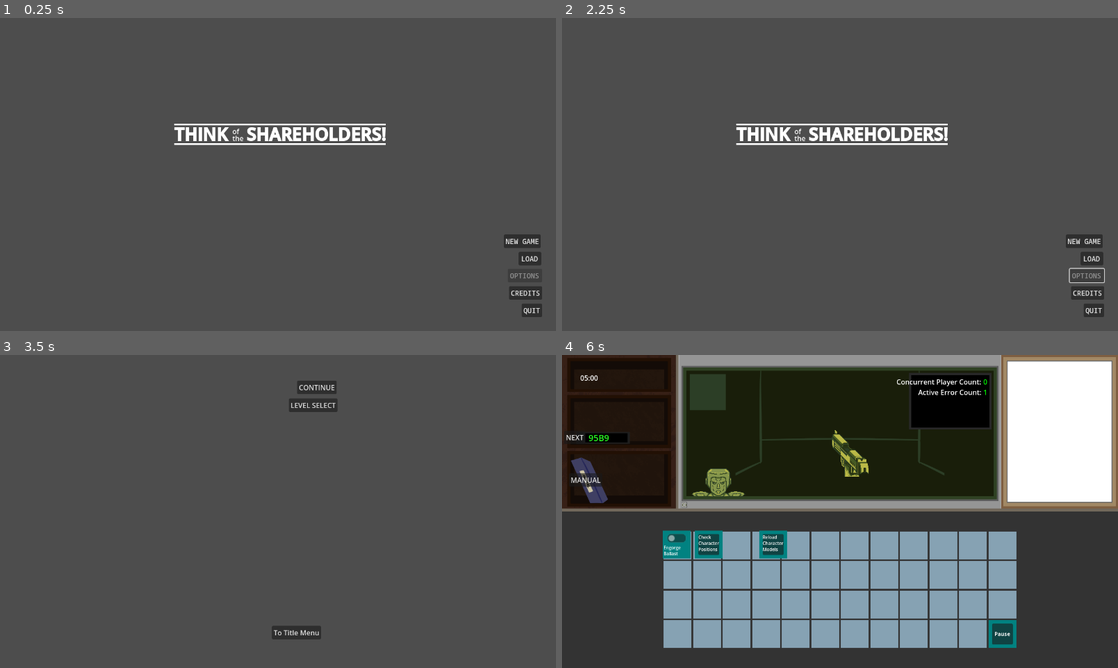
Above: before the commit, frames 1-4 (two rows, left to right).
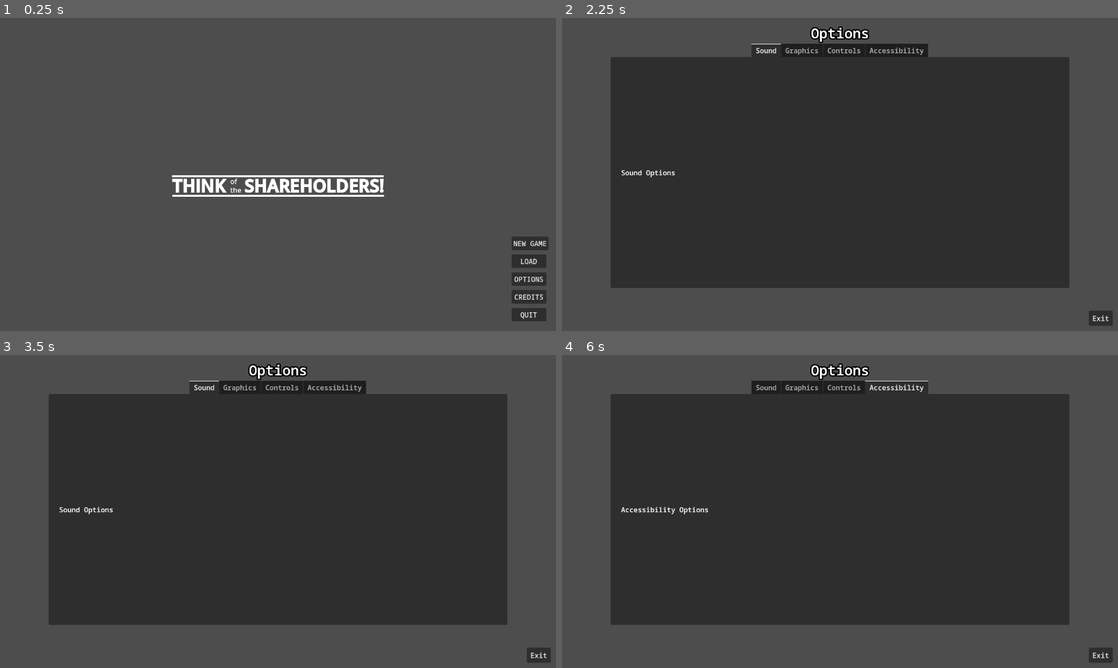
Above: after the commit, the same moments.

Repository: Carth501/team-ferret
Game: Godot game, scene res://scenes/main_menu.tscn
The game is run twice, just before and just after one commit, with the same random seed, the same clock (stepped at 60 frames per second) and the same inputs. Sound files missing from this copy of the repository are replaced by a short silence.
Inputs (mouse positions are in pixels of both pictures, inside the frame that each line leads up to):
- Up to frame 1 (0.25 s): no input
- Up to frame 2 (2.25 s): click "LOAD" at 0.5 s; click "CREDITS" at 1.25 s; click (1090, 277) at 2 s, where only the run after the commit has a clickable "OPTIONS"
- Up to frame 3 (3.5 s): click (522, 577) at 2.75 s, where only the run before the commit has a clickable "NEW GAME"
- Up to frame 4 (6 s): click (878, 386) at 3.5 s, where only the run before the commit has a clickable "CONTINUE"; click (1001, 633) at 4.25 s, where only the run before the commit has a clickable "[center]Pause[center]"; click (706, 545) at 5.02 s; click (1001, 633) at 5.75 s, where only the run before the commit has a clickable "[center]Resume[center]"

The runs differ from the first frame. In frame 1, 4.2% of the frame differs, in the area x 30-99%, y 33-97%; in frame 2, 63%; in frame 3, 62%; in frame 4, 83%, in the area x 0-100%, y 0-100%.

Commit message:
Options Menu
Created options menu scene
Setup button control to cycle between menus
Restructured main menu
Recreated logo scene due to layout issues
setup generic settings menu with tabs

Diff:
--- a/scenes/logo.tscn
+++ b/scenes/logo.tscn
@@ -1,39 +1,49 @@
 [gd_scene format=3 uid="uid://c6l8ayc6kej8h"]
 
-[node name="Logo" type="RichTextLabel"]
-clip_contents = false
-offset_left = 384.0
-offset_top = 241.0
-offset_right = 906.0
-offset_bottom = 301.0
+[node name="logo" type="Control"]
+layout_mode = 3
+anchors_preset = 15
+anchor_right = 1.0
+anchor_bottom = 1.0
+grow_horizontal = 2
+grow_vertical = 2
+metadata/_edit_group_ = true
+
+[node name="Think Shareholders" type="RichTextLabel" parent="."]
+layout_mode = 1
+offset_left = 367.0
+offset_top = 348.0
+offset_right = 889.0
+offset_bottom = 408.0
 theme_override_font_sizes/normal_font_size = 24
 theme_override_font_sizes/bold_font_size = 39
 bbcode_enabled = true
 text = "[center][b]THINK[/b]       [b]SHAREHOLDERS![/b][/center]"
 
-[node name="of" type="RichTextLabel" parent="."]
-layout_mode = 0
-offset_left = 151.0
-offset_top = 8.0
-offset_right = 183.0
-offset_bottom = 32.0
+[node name="Of" type="RichTextLabel" parent="."]
+layout_mode = 1
+offset_left = 518.0
+offset_top = 352.0
+offset_right = 550.0
+offset_bottom = 376.0
+bbcode_enabled = true
 text = "of"
 
+[node name="The" type="RichTextLabel" parent="."]
+layout_mode = 1
+offset_left = 518.0
+offset_top = 372.0
+offset_right = 550.0
+offset_bottom = 396.0
+bbcode_enabled = true
+text = "the"
+
 [node name="Line2D" type="Line2D" parent="."]
-position = Vector2(0, 4)
+position = Vector2(367, 352)
 points = PackedVector2Array(17, 0, 504, 0)
 width = 4.0
 
 [node name="Line2D2" type="Line2D" parent="."]
-position = Vector2(-1, 49)
+position = Vector2(367, 397)
 points = PackedVector2Array(18, 0, 505, 0)
 width = 4.0
-
-[node name="the" type="RichTextLabel" parent="."]
-layout_mode = 0
-offset_left = 151.0
-offset_top = 24.0
-offset_right = 183.0
-offset_bottom = 48.0
-text = "the
-"
--- a/scenes/main_menu.tscn
+++ b/scenes/main_menu.tscn
@@ -6,87 +6,110 @@
 [ext_resource type="Theme" uid="uid://c0tgdmxgi26hi" path="res://assets/themes/tots_theme.tres" id="3_01cxx"]
 [ext_resource type="Script" path="res://scripts/click_player.gd" id="4_yxiqb"]
 [ext_resource type="PackedScene" uid="uid://4xcahh3vvuf3" path="res://scenes/click_player.tscn" id="5_pngoo"]
+[ext_resource type="PackedScene" uid="uid://dw7lctgcou8ei" path="res://scenes/optionsMenu/options_menu.tscn" id="6_mawxx"]
 [ext_resource type="AudioStream" uid="uid://bed7nnf0yru0" path="res://assets/audio/music/Title Screen.mp3" id="7_dmxoj"]
 [ext_resource type="Script" path="res://scripts/audio_interface.gd" id="8_1m8uy"]
 
 [node name="MainMenu" type="Node" node_paths=PackedStringArray("play_button")]
 script = ExtResource("1_3t2ir")
-play_button = NodePath("play")
+play_button = NodePath("MenuContainer/Button Control/play")
 
-[node name="Logo" parent="." instance=ExtResource("1_f7edf")]
+[node name="MenuContainer" type="MarginContainer" parent="."]
+anchors_preset = 15
+anchor_right = 1.0
+anchor_bottom = 1.0
+grow_horizontal = 2
+grow_vertical = 2
+theme_override_constants/margin_left = 12
+theme_override_constants/margin_top = 12
+theme_override_constants/margin_right = 12
+theme_override_constants/margin_bottom = 12
 
-[node name="play" type="Button" parent="."]
-layout_direction = 3
-offset_left = 35.0
-offset_top = 498.0
-offset_right = 82.0
-offset_bottom = 529.0
+[node name="Logo" parent="MenuContainer" instance=ExtResource("1_f7edf")]
+layout_mode = 2
+size_flags_horizontal = 0
+size_flags_vertical = 0
+size_flags_stretch_ratio = 0.0
+
+[node name="Button Control" type="Control" parent="MenuContainer"]
+custom_minimum_size = Vector2(90, 205)
+layout_mode = 2
+size_flags_horizontal = 8
+size_flags_vertical = 8
+
+[node name="play" type="Button" parent="MenuContainer/Button Control"]
+custom_minimum_size = Vector2(80, 0)
+layout_mode = 2
+offset_right = 47.0
+offset_bottom = 31.0
+size_flags_horizontal = 8
+size_flags_vertical = 4
 theme = ExtResource("3_01cxx")
 text = "PLAY"
 
-[node name="click_player" type="Node" parent="play"]
+[node name="click_player" type="Node" parent="MenuContainer/Button Control/play"]
 script = ExtResource("4_yxiqb")
 
-[node name="load" type="Button" parent="."]
-offset_left = 1194.0
-offset_top = 538.0
-offset_right = 1246.0
-offset_bottom = 569.0
+[node name="load" type="Button" parent="MenuContainer/Button Control"]
+custom_minimum_size = Vector2(80, 0)
+layout_mode = 2
+offset_top = 41.0
+offset_right = 47.0
+offset_bottom = 72.0
+size_flags_horizontal = 8
+size_flags_vertical = 8
 theme = ExtResource("3_01cxx")
 text = "LOAD"
 
-[node name="click_player" type="Node" parent="load"]
+[node name="click_player" type="Node" parent="MenuContainer/Button Control/load"]
 script = ExtResource("4_yxiqb")
 
-[node name="options" type="Button" parent="."]
-offset_left = 1169.0
-offset_top = 577.0
-offset_right = 1248.0
-offset_bottom = 608.0
+[node name="options" type="Button" parent="MenuContainer/Button Control"]
+custom_minimum_size = Vector2(80, 0)
+layout_mode = 2
+offset_top = 82.0
+offset_right = 76.0
+offset_bottom = 113.0
+size_flags_horizontal = 8
+size_flags_vertical = 8
 theme = ExtResource("3_01cxx")
-disabled = true
 text = "OPTIONS"
 
-[node name="click_player" type="Node" parent="options"]
+[node name="click_player" type="Node" parent="MenuContainer/Button Control/options"]
 script = ExtResource("4_yxiqb")
 
-[node name="credits" type="Button" parent="."]
-anchors_preset = 3
-anchor_left = 1.0
-anchor_top = 1.0
-anchor_right = 1.0
-anchor_bottom = 1.0
-offset_left = -104.0
-offset_top = -103.0
-offset_right = -32.0
-offset_bottom = -72.0
-grow_horizontal = 0
-grow_vertical = 0
+[node name="credits" type="Button" parent="MenuContainer/Button Control"]
+custom_minimum_size = Vector2(80, 0)
+layout_mode = 2
+offset_top = 123.0
+offset_right = 76.0
+offset_bottom = 154.0
+size_flags_horizontal = 8
+size_flags_vertical = 8
 theme = ExtResource("3_01cxx")
 text = "CREDITS"
 
-[node name="click_player" parent="credits" instance=ExtResource("5_pngoo")]
+[node name="click_player" parent="MenuContainer/Button Control/credits" instance=ExtResource("5_pngoo")]
 
-[node name="quit" type="Button" parent="."]
-anchors_preset = 3
-anchor_left = 1.0
-anchor_top = 1.0
-anchor_right = 1.0
-anchor_bottom = 1.0
-offset_left = -79.0
-offset_top = -63.0
-offset_right = -32.0
-offset_bottom = -32.0
-grow_horizontal = 0
-grow_vertical = 0
+[node name="quit" type="Button" parent="MenuContainer/Button Control"]
+custom_minimum_size = Vector2(80, 0)
+layout_mode = 2
+offset_top = 164.0
+offset_right = 47.0
+offset_bottom = 195.0
+size_flags_horizontal = 8
+size_flags_vertical = 8
 theme = ExtResource("3_01cxx")
 text = "QUIT"
 
-[node name="quitter" type="Node" parent="quit"]
+[node name="quitter" type="Node" parent="MenuContainer/Button Control/quit"]
 script = ExtResource("2_m38df")
 
-[node name="click_player" type="Node" parent="quit"]
+[node name="click_player" type="Node" parent="MenuContainer/Button Control/quit"]
 script = ExtResource("4_yxiqb")
+
+[node name="options_menu" parent="." instance=ExtResource("6_mawxx")]
+visible = false
 
 [node name="AudioStreamPlayer" type="AudioStreamPlayer" parent="."]
 stream = ExtResource("7_dmxoj")
@@ -94,6 +117,7 @@
 autoplay = true
 script = ExtResource("8_1m8uy")
 
-[connection signal="pressed" from="play" to="." method="load_latest"]
-[connection signal="pressed" from="quit" to="quit/quitter" method="endgame"]
+[connection signal="pressed" from="MenuContainer/Button Control/play" to="." method="load_latest"]
+[connection signal="pressed" from="MenuContainer/Button Control/quit" to="MenuContainer/Button Control/quit/quitter" method="endgame"]
+[connection signal="exit_options_menu" from="options_menu" to="." method="_on_options_menu_exit_options_menu"]
 [connection signal="tree_exiting" from="AudioStreamPlayer" to="AudioStreamPlayer" method="record_exit_time"]
--- /dev/null
+++ b/scenes/optionsMenu/options_menu.tscn
@@ -0,0 +1,58 @@
+[gd_scene load_steps=6 format=3 uid="uid://dw7lctgcou8ei"]
+
+[ext_resource type="FontFile" uid="uid://btdpylpyn7vym" path="res://assets/fonts/NotoSansMono-SemiBold.ttf" id="1_jrvfb"]
+[ext_resource type="Script" path="res://scripts/options_menu.gd" id="1_kdv8x"]
+[ext_resource type="Theme" uid="uid://c0tgdmxgi26hi" path="res://assets/themes/tots_theme.tres" id="2_41nkw"]
+[ext_resource type="PackedScene" uid="uid://da2nmyxvcffnd" path="res://scenes/optionsMenu/settings_tab_container.tscn" id="3_nrrip"]
+[ext_resource type="Script" path="res://scripts/click_player.gd" id="4_h2i6c"]
+
+[node name="options_menu" type="Control"]
+layout_mode = 3
+anchors_preset = 15
+anchor_right = 1.0
+anchor_bottom = 1.0
+grow_horizontal = 2
+grow_vertical = 2
+script = ExtResource("1_kdv8x")
+
+[node name="MarginContainer" type="MarginContainer" parent="."]
+layout_mode = 1
+anchors_preset = 15
+anchor_right = 1.0
+anchor_bottom = 1.0
+grow_horizontal = 2
+grow_vertical = 2
+theme_override_constants/margin_left = 12
+theme_override_constants/margin_top = 12
+theme_override_constants/margin_right = 12
+theme_override_constants/margin_bottom = 12
+
+[node name="VBoxContainer" type="VBoxContainer" parent="MarginContainer"]
+layout_mode = 2
+theme_override_constants/separation = -48
+
+[node name="Label" type="Label" parent="MarginContainer/VBoxContainer"]
+layout_mode = 2
+theme_override_colors/font_outline_color = Color(0, 0, 0, 1)
+theme_override_constants/outline_size = 12
+theme_override_fonts/font = ExtResource("1_jrvfb")
+theme_override_font_sizes/font_size = 32
+text = "Options"
+horizontal_alignment = 1
+vertical_alignment = 1
+
+[node name="Settings_Tab_Container" parent="MarginContainer/VBoxContainer" instance=ExtResource("3_nrrip")]
+layout_mode = 2
+size_flags_vertical = 3
+
+[node name="Exit_Button" type="Button" parent="MarginContainer/VBoxContainer"]
+custom_minimum_size = Vector2(55, 35)
+layout_mode = 2
+size_flags_horizontal = 8
+size_flags_vertical = 8
+theme = ExtResource("2_41nkw")
+theme_override_fonts/font = ExtResource("1_jrvfb")
+text = "Exit"
+
+[node name="click_player" type="Node" parent="MarginContainer/VBoxContainer/Exit_Button"]
+script = ExtResource("4_h2i6c")
--- /dev/null
+++ b/scenes/optionsMenu/settings_tab_container.tscn
@@ -0,0 +1,132 @@
+[gd_scene load_steps=2 format=3 uid="uid://da2nmyxvcffnd"]
+
+[ext_resource type="Theme" uid="uid://c0tgdmxgi26hi" path="res://assets/themes/tots_theme.tres" id="1_x8e27"]
+
+[node name="Settings_Tab_Container" type="Control"]
+layout_mode = 3
+anchors_preset = 15
+anchor_right = 1.0
+anchor_bottom = 1.0
+grow_horizontal = 2
+grow_vertical = 2
+
+[node name="TabContainer" type="TabContainer" parent="."]
+layout_mode = 1
+anchors_preset = -1
+anchor_right = 1.0
+anchor_bottom = 1.0
+offset_left = 100.0
+offset_top = 50.0
+offset_right = -100.0
+offset_bottom = -100.0
+grow_horizontal = 2
+grow_vertical = 2
+theme = ExtResource("1_x8e27")
+tab_alignment = 1
+
+[node name="Sound" type="TabBar" parent="TabContainer"]
+layout_mode = 2
+theme = ExtResource("1_x8e27")
+
+[node name="MarginContainer" type="MarginContainer" parent="TabContainer/Sound"]
+layout_mode = 1
+anchors_preset = 15
+anchor_right = 1.0
+anchor_bottom = 1.0
+grow_horizontal = 2
+grow_vertical = 2
+theme_override_constants/margin_left = 24
+theme_override_constants/margin_top = 24
+theme_override_constants/margin_right = 24
+theme_override_constants/margin_bottom = 24
+
+[node name="VBoxContainer" type="VBoxContainer" parent="TabContainer/Sound/MarginContainer"]
+layout_mode = 2
+theme_override_constants/separation = 64
+alignment = 1
+
+[node name="Label" type="Label" parent="TabContainer/Sound/MarginContainer/VBoxContainer"]
+layout_mode = 2
+theme = ExtResource("1_x8e27")
+text = "Sound Options"
+
+[node name="Graphics" type="TabBar" parent="TabContainer"]
+visible = false
+layout_mode = 2
+theme = ExtResource("1_x8e27")
+
+[node name="MarginContainer" type="MarginContainer" parent="TabContainer/Graphics"]
+layout_mode = 1
+anchors_preset = 15
+anchor_right = 1.0
+anchor_bottom = 1.0
+grow_horizontal = 2
+grow_vertical = 2
+theme_override_constants/margin_left = 24
+theme_override_constants/margin_top = 24
+theme_override_constants/margin_right = 24
+theme_override_constants/margin_bottom = 24
+
+[node name="VBoxContainer" type="VBoxContainer" parent="TabContainer/Graphics/MarginContainer"]
+layout_mode = 2
+theme_override_constants/separation = 64
+alignment = 1
+
+[node name="Label" type="Label" parent="TabContainer/Graphics/MarginContainer/VBoxContainer"]
+layout_mode = 2
+theme = ExtResource("1_x8e27")
+text = "Graphic Options"
+
+[node name="Controls" type="TabBar" parent="TabContainer"]
+visible = false
+layout_mode = 2
+theme = ExtResource("1_x8e27")
+
+[node name="MarginContainer" type="MarginContainer" parent="TabContainer/Controls"]
+layout_mode = 1
+anchors_preset = 15
+anchor_right = 1.0
+anchor_bottom = 1.0
+grow_horizontal = 2
+grow_vertical = 2
+theme_override_constants/margin_left = 24
+theme_override_constants/margin_top = 24
+theme_override_constants/margin_right = 24
+theme_override_constants/margin_bottom = 24
+
+[node name="VBoxContainer" type="VBoxContainer" parent="TabContainer/Controls/MarginContainer"]
+layout_mode = 2
+theme_override_constants/separation = 64
+alignment = 1
+
+[node name="Label" type="Label" parent="TabContainer/Controls/MarginContainer/VBoxContainer"]
+layout_mode = 2
+theme = ExtResource("1_x8e27")
+text = "Control Options"
+
+[node name="Accessibility" type="TabBar" parent="TabContainer"]
+visible = false
+layout_mode = 2
+theme = ExtResource("1_x8e27")
+
+[node name="MarginContainer" type="MarginContainer" parent="TabContainer/Accessibility"]
+layout_mode = 1
+anchors_preset = 15
+anchor_right = 1.0
+anchor_bottom = 1.0
+grow_horizontal = 2
+grow_vertical = 2
+theme_override_constants/margin_left = 24
+theme_override_constants/margin_top = 24
+theme_override_constants/margin_right = 24
+theme_override_constants/margin_bottom = 24
+
+[node name="VBoxContainer" type="VBoxContainer" parent="TabContainer/Accessibility/MarginContainer"]
+layout_mode = 2
+theme_override_constants/separation = 64
+alignment = 1
+
+[node name="Label" type="Label" parent="TabContainer/Accessibility/MarginContainer/VBoxContainer"]
+layout_mode = 2
+theme = ExtResource("1_x8e27")
+text = "Accessibility Options"
--- a/scripts/main_menu.gd
+++ b/scripts/main_menu.gd
@@ -1,9 +1,16 @@
 class_name main_menu extends Node
 
 @export var play_button: Button
+@onready var options = $"MenuContainer/Button Control/options" as Button
+@onready var options_menu = $options_menu as OptionsMenu
+@onready var menu_container = $MenuContainer as MarginContainer
+
+
+
 var save_data: Array[Variant]
 
 func _ready():
+	handle_connecting_signals()
 	var save_handler = get_node("/root/save_handler_single")
 	if(save_handler == null):
 		push_error("save_handler singleton not found.")
@@ -26,6 +33,19 @@
 	var latest = get_latest_save()
 	queue_load_save_data(latest)
 
+func on_options_pressed() -> void:
+	menu_container.visible = false
+	options_menu.set_process(true)
+	options_menu.visible = true
+
+func on_exit_options_menu() -> void:
+	menu_container.visible = true
+	options_menu.visible = false
+
+func handle_connecting_signals() -> void:
+	options.button_down.connect(on_options_pressed)
+	options_menu.exit_options_menu.connect(on_exit_options_menu)
+
 func get_latest_save() -> Variant:
 	var data = save_handler_single.save_data
 	if(data.size() == 0):
--- /dev/null
+++ b/scripts/options_menu.gd
@@ -0,0 +1,14 @@
+class_name OptionsMenu
+extends Control
+
+@onready var exit_button = $MarginContainer/VBoxContainer/Exit_Button as Button
+
+signal exit_options_menu
+
+func _ready():
+	exit_button.button_down.connect(on_exit_pressed)
+	set_process(false)
+
+func on_exit_pressed() -> void:
+	exit_options_menu.emit()
+	set_process(false)
Not shown: 1 places in scenes/clock.tscn that only renumber resources
Not shown: 1 places in scenes/main_menu.tscn that only renumber resources
